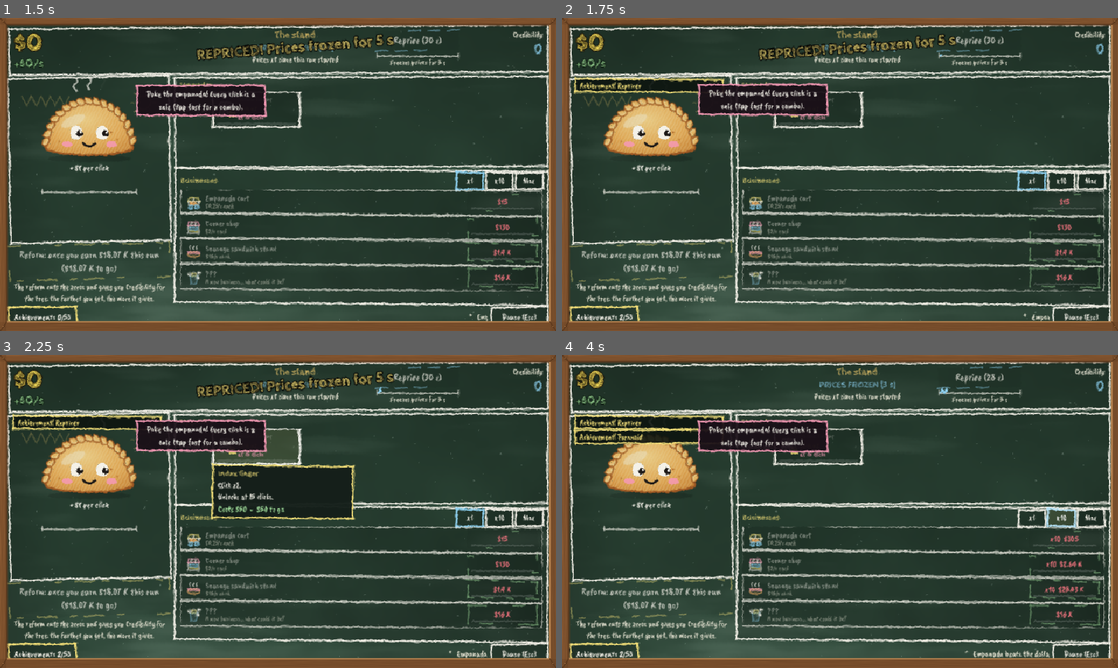
Above: before the commit, frames 1-4 (two rows, left to right).
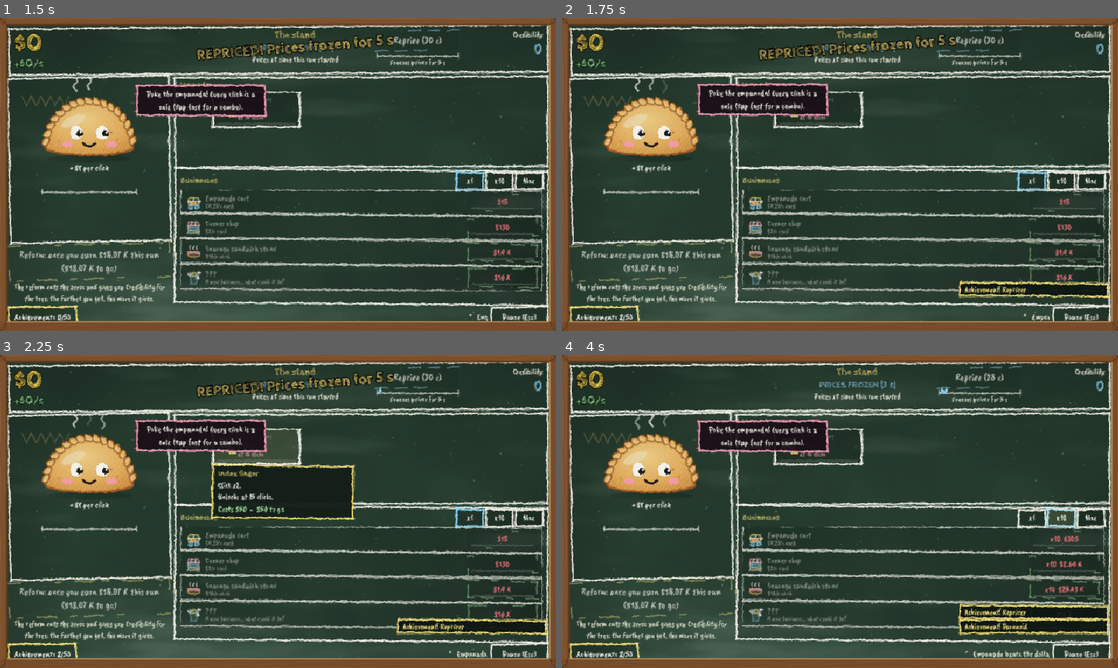
Above: after the commit, the same moments.

Repository: agusmoscato/INFLATION-What-Inflation-
Game: Godot game, scene res://scenes/Main.tscn
Two runs of this game, one before a commit and one after it. Both use one fixed random seed, a clock stepped at 60 frames per second and the inputs below.
Inputs (mouse positions are in pixels of both pictures, inside the frame that each line leads up to):
- Up to frame 1 (1.5 s): click "New game" at 0.5 s; click "REPRICE" at 1.25 s
- Up to frame 2 (1.75 s): no input
- Up to frame 3 (2.25 s): click (255, 445) at 2.02 s
- Up to frame 4 (4 s): click "x1" at 2.75 s; click "x10" at 3.5 s

Frame 1 is identical in both runs. In frame 2, 2.3% of the frame differs, in the area x 2-99%, y 18-90%; in frame 3, 2.3%; in frame 4, 4.2%.

Commit message:
Avisos abajo a la derecha (arriba de Pausa), como mucho 2 y las mejoras nuevas juntas en uno solo; QA de que no tapen la empanada (punto 1)
- Los avisos salen abajo a la derecha, justo arriba del botón Pausa, y crecen hacia arriba: nunca tapan la empanada ni las tarjetas de mejoras. Máximo 2 a la vez.
- Las mejoras nuevas que aparecen juntas (medio segundo) salen en un solo aviso: "3 mejoras nuevas".
- QA: GameScreen.toast_overlaps() (aviso sobre la empanada o una tarjeta, más de 2 a la vez) en el test de layout (5 ventanas) y en el QA del exe.

Co-Authored-By: Claude Opus 5.5 <noreply@anthropic.com>

Diff:
--- a/scripts/ui/game_screen.gd
+++ b/scripts/ui/game_screen.gd
@@ -13,6 +13,8 @@
 const QTY: Array = [1, 10, -1]
 const TOAST_SECONDS: float = 3.0
 const TOAST_SECONDS_SLOW: float = 5.5      ## en las primeras vueltas los avisos duran más (da tiempo a leerlos)
+const TOAST_W: float = 340.0
+const TOAST_MAX: int = 2                    ## avisos a la vez
 const UPG_BOX_H: float = 2.0 * 80.0 + 6.0   ## dos filas de tarjetas de mejoras
 const EMPANADA_SIZE: Vector2 = Vector2(300, 182)  ## tamaño fijo de la empanada en su panel
 const LEFT_W: float = 370.0                       ## ancho fijo de la columna de la empanada
@@ -95,6 +97,8 @@
 var _joke_t: float = -99.0
 var _joke_i: int = 0
 var _toast_queue: Array = []          # [[texto, color]] esperando su turno
+var _new_upgrades: Array = []         # mejoras nuevas que llegaron juntas: salen en un solo aviso
+var _new_upg_t: float = 0.0
 var _pause: PauseMenu                  # menú de pausa abierto (el juego entero está frenado)
 var _last_toast: float = -99.0
 
@@ -138,13 +142,22 @@
 	fx_layer.set_meta("qa_ignore", true)
 	fx_layer.set_anchors_and_offsets_preset(Control.PRESET_FULL_RECT)
 	add_child(fx_layer)
-	# avisos chicos en la esquina de arriba del panel de la empanada (se van solos en 3 s)
+	# avisos chicos abajo a la derecha, justo arriba del botón de Pausa (crecen hacia arriba; como mucho 2 a la vez):
+	# nunca tapan la empanada ni las tarjetas de mejoras
 	toast_box = VBoxContainer.new()
 	toast_box.mouse_filter = Control.MOUSE_FILTER_IGNORE
 	toast_box.add_theme_constant_override("separation", 4)
-	toast_box.offset_left = 30.0
-	toast_box.offset_right = 370.0
-	toast_box.offset_top = 140.0
+	toast_box.anchor_left = 1.0
+	toast_box.anchor_right = 1.0
+	toast_box.anchor_top = 1.0
+	toast_box.anchor_bottom = 1.0
+	toast_box.offset_right = -24.0
+	toast_box.offset_left = -24.0 - TOAST_W
+	toast_box.offset_bottom = -82.0
+	toast_box.offset_top = -82.0
+	toast_box.grow_horizontal = Control.GROW_DIRECTION_BEGIN
+	toast_box.grow_vertical = Control.GROW_DIRECTION_BEGIN
+	toast_box.alignment = BoxContainer.ALIGNMENT_END
 	fx_layer.add_child(toast_box)
 	_build_event_panel()
 	_build_tutorial_note()
@@ -169,8 +182,8 @@
 	EventBus.milestone.connect(func(id: String, n: int) -> void:
 		_toast(tr("ui.toast.milestone") % [n, tr("biz." + id)], Chalk.GREEN))
 	EventBus.upgrade_new.connect(func(id: String) -> void:
-		var u: Dictionary = GameData.upgrades[GameData.upgrade_idx[id]]
-		_toast(tr("ui.toast.upgrade") % [UpgradeIcon.short_name(u), UpgradeIcon.effect(u)], Chalk.WHITE))
+		_new_upgrades.append(id)
+		_new_upg_t = _clock)
 	EventBus.upgrade_bought.connect(func(_id: String) -> void:
 		_upg_sig = ""
 		_play("buy"))
@@ -1207,6 +1220,14 @@
 
 
 func _pump_toasts() -> void:
+	# las mejoras nuevas que llegan juntas (medio segundo) salen en un solo aviso: "3 mejoras nuevas"
+	if not _new_upgrades.is_empty() and _clock - _new_upg_t >= 0.5:
+		if _new_upgrades.size() == 1:
+			var u: Dictionary = GameData.upgrades[GameData.upgrade_idx[_new_upgrades[0]]]
+			_toast(tr("ui.toast.upgrade") % [UpgradeIcon.short_name(u), UpgradeIcon.effect(u)], Chalk.WHITE)
+		else:
+			_toast(tr("ui.toast.upgrades_n") % _new_upgrades.size(), Chalk.WHITE)
+		_new_upgrades.clear()
 	if _toast_queue.is_empty():
 		return
 	var gap: float = 2.2 if gm().reforms < int(EconomyLogic.B("slow_runs")) else 0.4
@@ -1228,11 +1249,11 @@
 	p.add_theme_stylebox_override("panel", st)
 	var l: Label = UIKit.label(text, 15, color)
 	l.autowrap_mode = TextServer.AUTOWRAP_WORD_SMART
-	l.custom_minimum_size = Vector2(310, 0)
+	l.custom_minimum_size = Vector2(TOAST_W - 20.0, 0)
 	l.mouse_filter = Control.MOUSE_FILTER_IGNORE
 	p.add_child(l)
 	toast_box.add_child(p)
-	while toast_box.get_child_count() > 3:
+	while toast_box.get_child_count() > TOAST_MAX:
 		var old: Node = toast_box.get_child(0)
 		toast_box.remove_child(old)
 		old.queue_free()
@@ -1244,6 +1265,26 @@
 	tw.tween_property(p, "modulate:a", 0.0, 0.4)
 	tw.tween_callback(p.queue_free)
 	_play("coin", 1.6)
+
+
+## Para el QA: avisos visibles que se pisan con la empanada o con una tarjeta de mejora ([] si ninguno).
+func toast_overlaps() -> Array:
+	var bad: Array = []
+	var shown: int = 0
+	for t in toast_box.get_children():
+		var tc: Control = t
+		if tc.is_queued_for_deletion() or not tc.visible:
+			continue
+		shown += 1
+		var tr_: Rect2 = Rect2(toast_box.get_global_rect().position + tc.position, tc.size)
+		if tr_.intersects(empanada.get_global_rect()):
+			bad.append("UN AVISO TAPA LA EMPANADA: %s" % str(tr_))
+		for ic in _upg_icons:
+			if is_instance_valid(ic) and (ic as Control).is_visible_in_tree() and tr_.intersects((ic as Control).get_global_rect()):
+				bad.append("UN AVISO TAPA UNA TARJETA DE MEJORA: %s" % str(tr_))
+	if shown > TOAST_MAX:
+		bad.append("HAY %d AVISOS A LA VEZ (máximo %d)" % [shown, TOAST_MAX])
+	return bad
 
 
 func _update_ticker(delta: float) -> void:
--- a/scripts/ui/main.gd
+++ b/scripts/ui/main.gd
@@ -217,6 +217,12 @@
 	_qa_setup_rich()
 	await _qa_wait(0.5)
 	_qa_shot("juego_" + suffix, failures)
+	# los avisos nunca tapan la empanada ni las tarjetas (y como mucho 2 a la vez)
+	for i in range(3):
+		_game._show_toast("QA: aviso de prueba bastante largo para que ocupe dos renglones (%d)" % i, Chalk.YELLOW)
+	await _qa_wait(0.4)
+	for b in _game.toast_overlaps():
+		failures.append("[avisos_%s] %s" % [suffix, b])
 	_game._open_tree()
 	await _qa_wait(0.5)
 	_qa_shot("arbol_" + suffix, failures)
--- a/tests/layout_ui.gd
+++ b/tests/layout_ui.gd
@@ -102,6 +102,28 @@
 				failures.append("[%s] LA EMPANADA SE MOVIÓ O CAMBIÓ DE TAMAÑO con %s: %s %s (antes %s %s)" % [tag, c[0], str(got[0]), str(got[1]), str(ref[0]), str(ref[1])])
 			if g.empanada.scale != Vector2.ONE or g.empanada.rotation != 0.0:
 				failures.append("[%s] el control de la empanada tiene escala %s / rotación %f con %s (el squash tiene que ser solo visual)" % [tag, str(g.empanada.scale), g.empanada.rotation, c[0]])
+		# los avisos nunca tapan la empanada ni las tarjetas, y como mucho hay 2 a la vez
+		for i in range(4):
+			g._show_toast("Aviso de prueba con un texto bastante largo para que ocupe dos renglones, número %d" % i, Chalk.YELLOW)
+		await _frames(3)
+		for p in g.toast_overlaps():
+			failures.append("[%s] %s" % [tag, p])
+		print("avisos %s: %d en %s (empanada en %s)" % [tag, g.toast_box.get_child_count(), str(g.toast_box.get_global_rect()), str(g.empanada.get_global_rect())])
+		# varias mejoras nuevas juntas salen en un solo aviso
+		g._toast_queue.clear()
+		for uid in ["click_1", "click_2", "click_3"]:
+			EventBus.upgrade_new.emit(uid)
+		await get_tree().create_timer(0.7).timeout
+		g._pump_toasts()
+		var joined: bool = false
+		for q in g._toast_queue:
+			if str(q[0]) == tr("ui.toast.upgrades_n") % 3:
+				joined = true
+		var last_toast: Node = g.toast_box.get_child(g.toast_box.get_child_count() - 1) if g.toast_box.get_child_count() > 0 else null
+		if last_toast != null and (last_toast.get_child(0) as Label).text == tr("ui.toast.upgrades_n") % 3:
+			joined = true
+		if not joined:
+			failures.append("[%s] 3 mejoras nuevas juntas no salieron en un solo aviso" % tag)
 		# el "+$X" de los clics nunca pisa el gorrito ni la corona (ni al nacer ni al terminar su recorrido)
 		var ko: Rect2 = g.empanada.keep_out_rect()
 		var er: Rect2 = g.empanada.get_global_rect()
Not shown, changed: i18n/v2.txt
